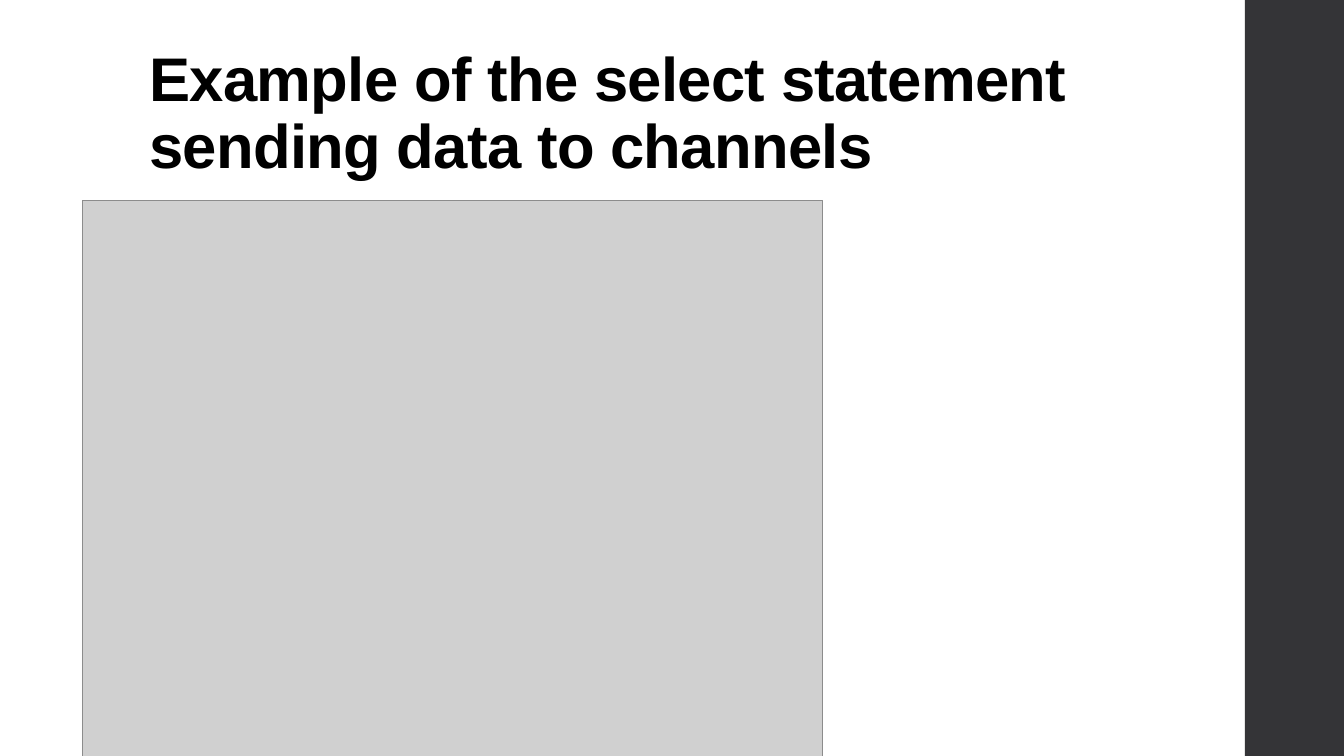
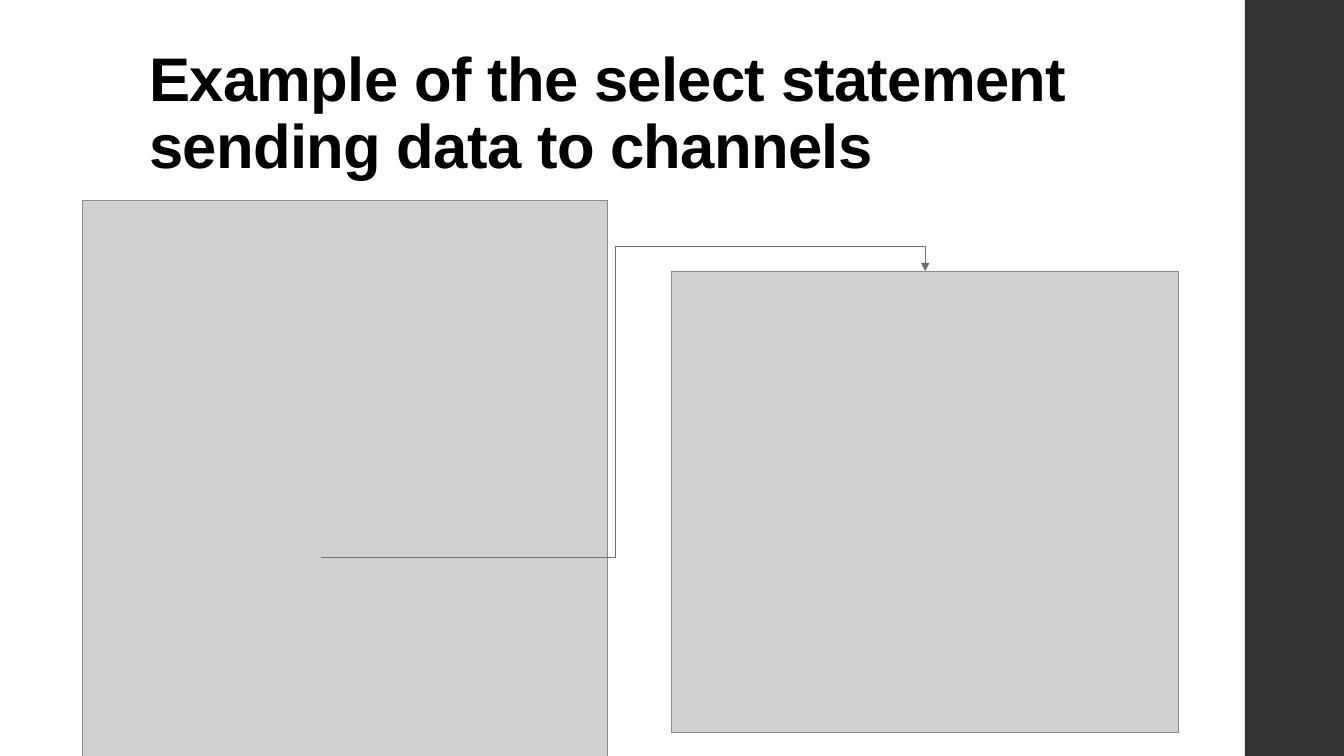
Before and after one commit to DavidB420/go-channels, a slide deck: slide 18 of Go Channels.pptx. Drawn at 1344x756 pixels with LibreOffice and Linux fonts; fonts in the diff are those of the drawing; grey boxes stand for pictures. Boxes give left, top, right and bottom in pixels: in the first picture for what was removed or moved away, otherwise in the second. Text is boxed around its words. In the diff, an @@ line names an element or a change of style, - is before the commit and + after.

```diff
--- a/Go Channels.pptx
+++ b/Go Channels.pptx
@@ picture: place and size @@
-picture at (83,201,824,756)
+picture at (83,201,608,756)
@@ elbow arrow added from (321, 558) to (926, 271), #6F6F74 0.75 pt @@
@@ picture added at (673,271,1179,733) @@
```
Also in this commit, not shown: 1 other slide changed, 1 slide removed.
